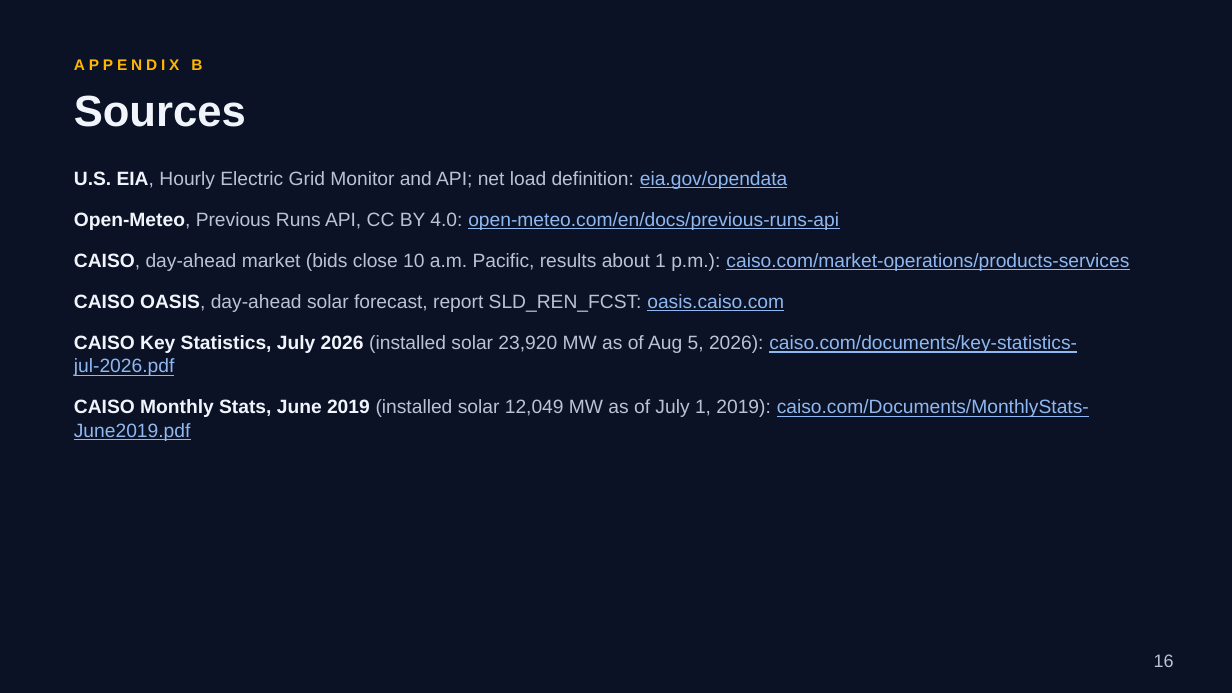
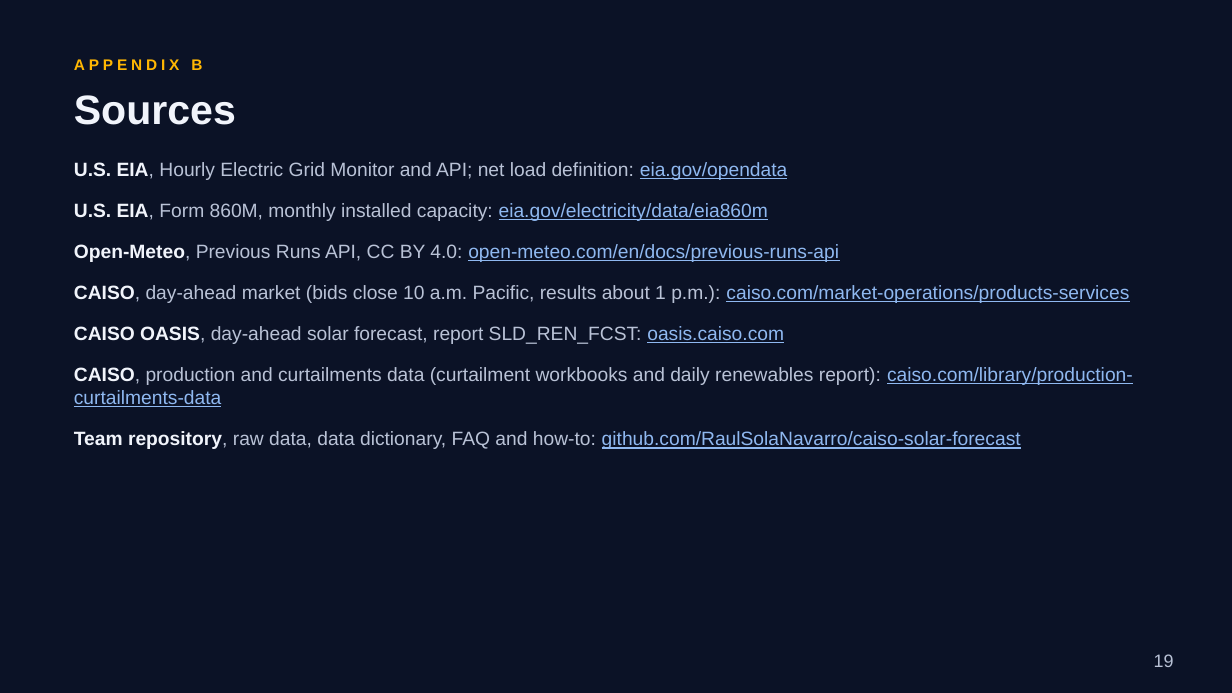
Before and after one commit to RaulSolaNavarro/caiso-solar-forecast, a slide deck: slide 19 of deck/capstone2/Capstone2_Deck.pptx (slide 16 before the commit). Drawn at 1232x693 pixels with LibreOffice and Linux fonts; fonts in the diff are those of the drawing. Boxes give left, top, right and bottom in pixels: in the first picture for what was removed or moved away, otherwise in the second. Text is boxed around its words. In the diff, an @@ line names an element or a change of style, - is before the commit and + after.

```diff
--- a/deck/capstone2/Capstone2_Deck.pptx
+++ b/deck/capstone2/Capstone2_Deck.pptx
@@ text "Sources" at box(74, 95, 236, 125): size 34 to 32 pt @@
@@ text "U.S. EIA, Hourly Electric Grid ...": place and size @@
-text "U.S. EIA, Hourly Electric Grid ..." at box(74, 171, 1129, 441)
+text "U.S. EIA, Hourly Electric Grid ..." at box(74, 162, 1133, 449)
@@ text at box(74, 203, 768, 221): paragraph added @@
+U.S. EIA, Form 860M, monthly installed capacity: eia.gov/electricity/data/eia860m
@@ text at box(74, 367, 1133, 449): text changed; text colour #8FB8F0 to #B9C2D6 @@
-CAISO Key Statistics, July 2026 (installed solar 23,920 MW as of Aug 5, 2026): caiso.com/documents/key-statistics-jul-2026.pdf
-CAISO Monthly Stats, June 2019 (installed solar 12,049 MW as of July 1, 2019): caiso.com/Documents/MonthlyStats-June2019.pdf
+CAISO, production and curtailments data (curtailment workbooks and daily renewables report): caiso.com/library/production-curtailments-data
+Team repository, raw data, data dictionary, FAQ and how-to: github.com/RaulSolaNavarro/caiso-solar-forecast
@@ page number at box(1154, 654, 1174, 667): text changed @@
-16
+19
```
Also in this commit, not shown: 14 other slides changed, 4 slides added, 1 slide removed, 6 other files.
